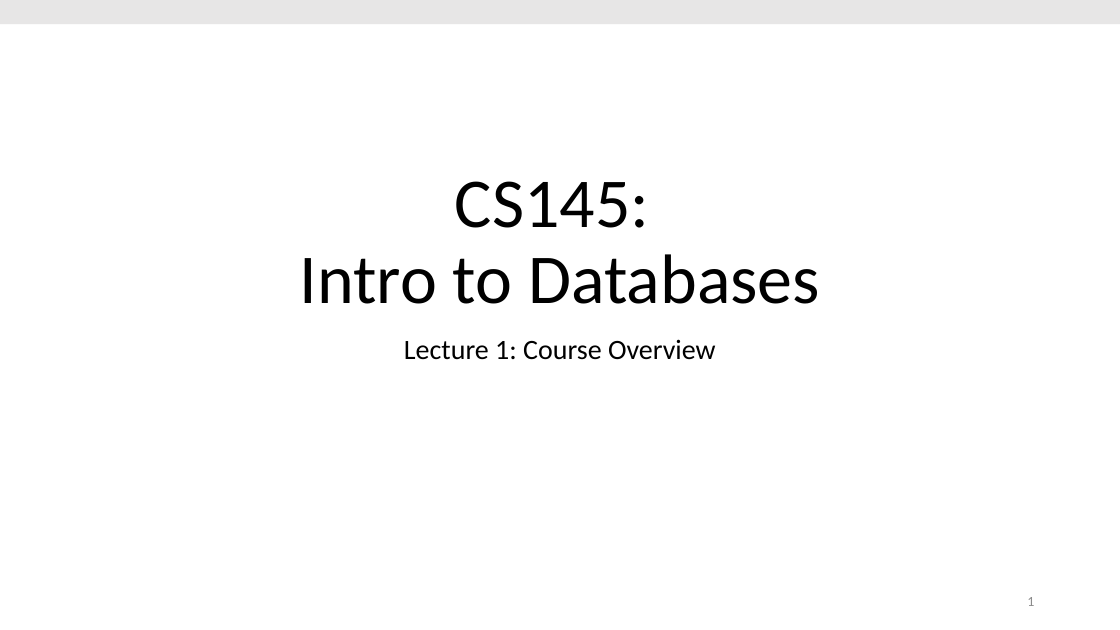
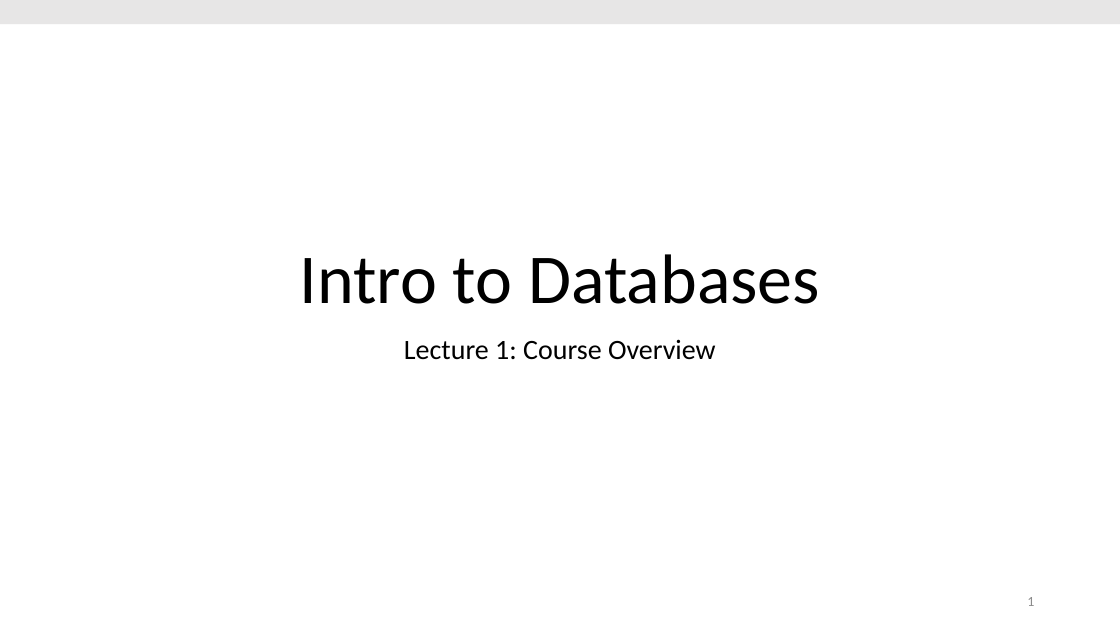
Before and after one commit to CoLuthien/lecture_db, a slide deck: slide 1 of Day01/Day01_Intro.pptx. Drawn at 1120x630 pixels with LibreOffice and Linux fonts; fonts in the diff are those of the drawing. Boxes give left, top, right and bottom in pixels: in the first picture for what was removed or moved away, otherwise in the second. Text is boxed around its words. In the diff, an @@ line names an element or a change of style, - is before the commit and + after.

```diff
--- a/Day01/Day01_Intro.pptx
+++ b/Day01/Day01_Intro.pptx
@@ title at bbox=[300, 254, 820, 304]: text changed @@
-CS145:
-Intro to Databases
+Intro to Databases
```
Also in this commit, not shown: 1 slide removed, 2 other files.
